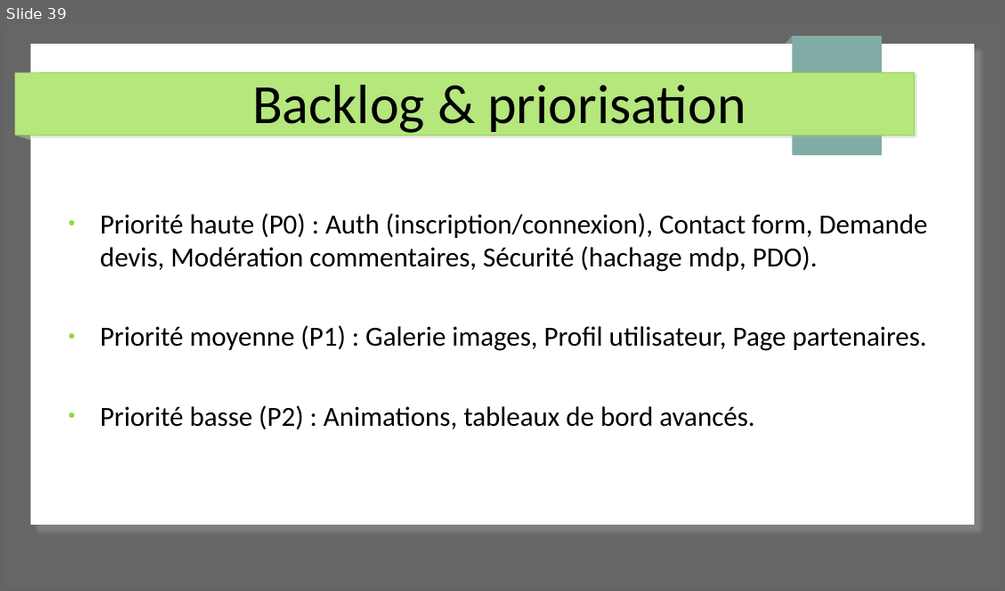
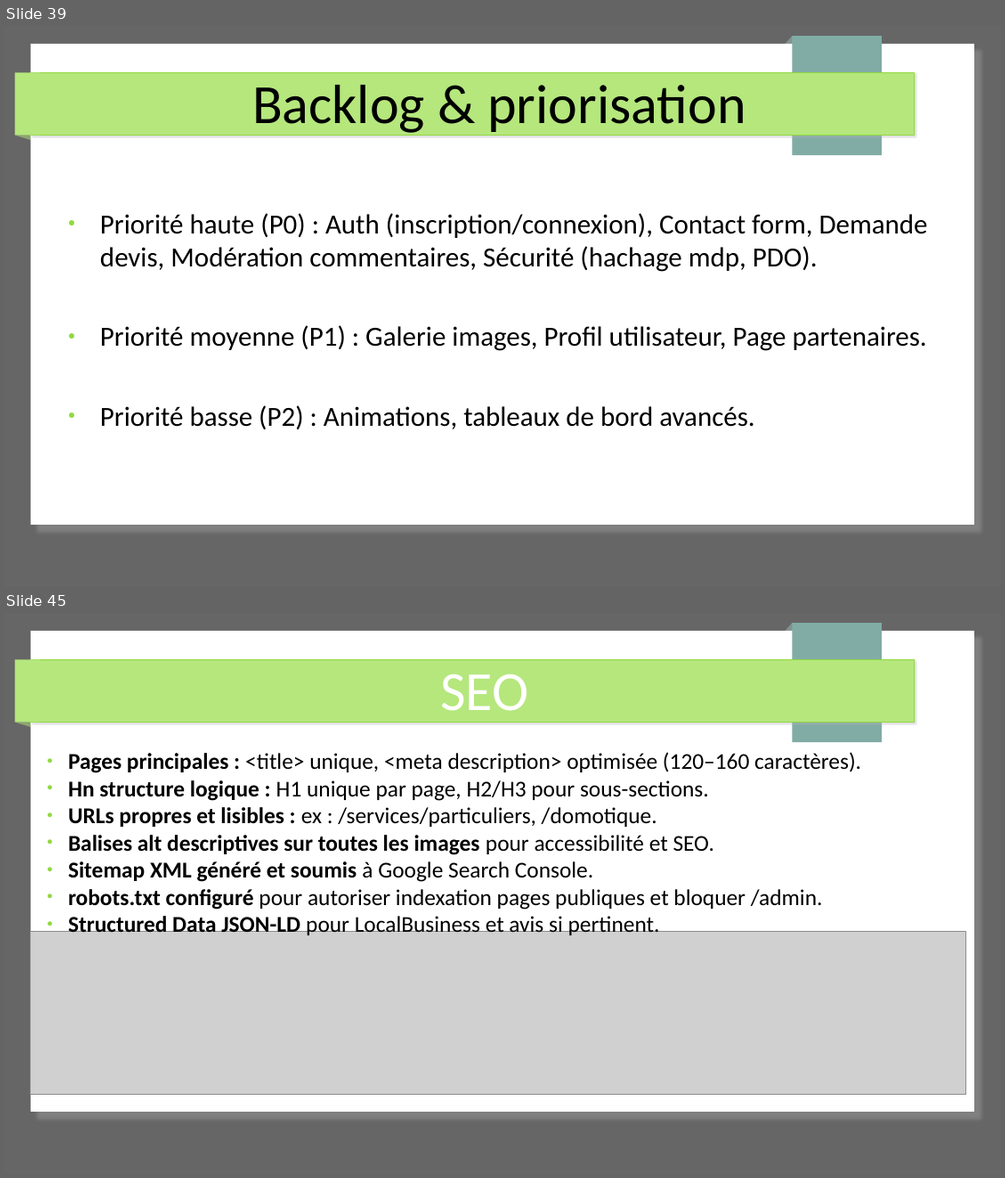
Before and after one commit to Cboukhal/project_exam, a slide deck: Document/projet_exam.odp. Shown one above the other, each under a label of ours: slide 39 before the commit, slides 39 and 45 after it; the slides between them are not shown. The pictures are 1005x591 and 1005x1178 pixels, drawn with LibreOffice and Linux fonts; fonts in the diff are those of the drawing; grey boxes stand for pictures. Boxes give left, top, right and bottom in pixels: in the first picture for what was removed or moved away, otherwise in the second. Text is boxed around its words. In the diff, an @@ line names an element or a change of style, - is before the commit and + after.

```diff
--- a/Document/projet_exam.odp
+++ b/Document/projet_exam.odp
@@ slide 45 added at [4,613,1001,1174], background #666666; not listed: 7 template elements that a slide beside it also shows @@
@@ title added at [440,674,528,724], 44 pt, text #FFFFFF @@
+SEO
@@ text added at [68,752,861,937], 18 pt, text #000000 @@
+● Pages principales : <title> unique, <meta description> optimisée (120–160 caractères).
+● Hn structure logique : H1 unique par page, H2/H3 pour sous-sections.
+● URLs propres et lisibles : ex : /services/particuliers, /domotique.
+● Balises alt descriptives sur toutes les images pour accessibilité et SEO.
+● Sitemap XML généré et soumis à Google Search Console.
+● robots.txt configuré pour autoriser indexation pages publiques et bloquer /admin.
+● Structured Data JSON-LD pour LocalBusiness et avis si pertinent.
@@ picture added at [30,932,965,1094] @@
```
Also in this commit, not shown: 9 other slides added, 11 slides removed, 7 other files.
